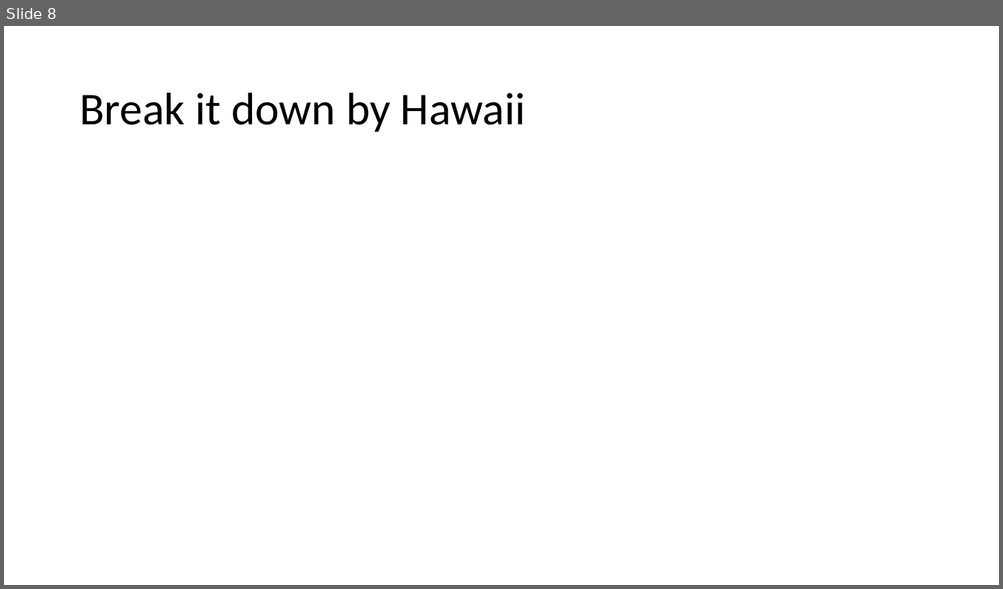
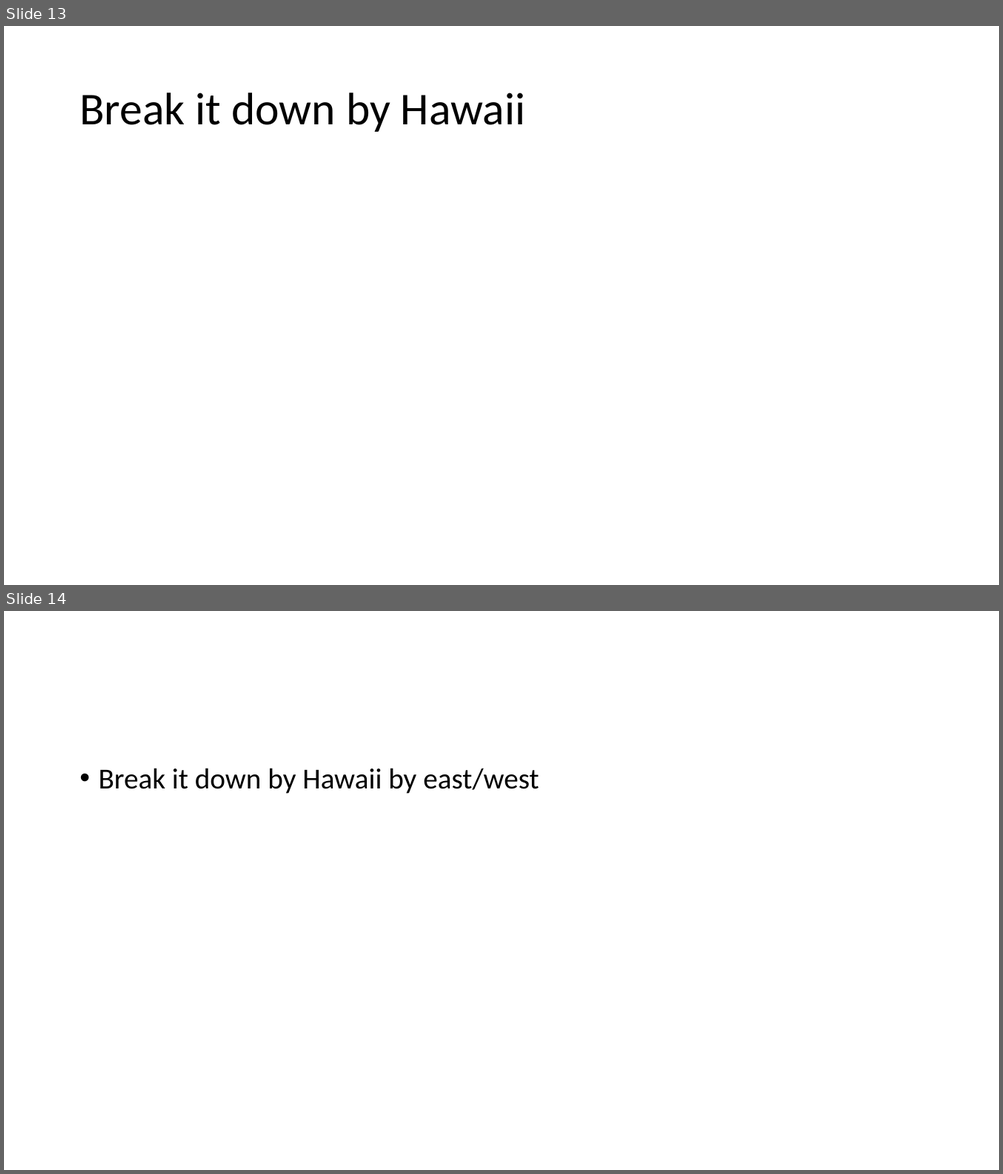
Before and after one commit to jaminiowa/Group-1-Project, a slide deck: Group 1 - AirBnB Presentation.pptx. Shown one above the other, each under a label of ours: slide 8 before the commit, slides 13 and 14 after it. The pictures are 1003x589 and 1003x1174 pixels, drawn with LibreOffice and Linux fonts; fonts in the diff are those of the drawing. Boxes give left, top, right and bottom in pixels: in the first picture for what was removed or moved away, otherwise in the second. Text is boxed around its words. In the diff, an @@ line names an element or a change of style, - is before the commit and + after.

```diff
--- a/Group 1 - AirBnB Presentation.pptx
+++ b/Group 1 - AirBnB Presentation.pptx
@@ slide 14 added at box(4, 611, 999, 1170), background #FFFFFF @@
@@ text added at box(99, 768, 538, 794), 28 pt, text #000000 @@
+• Break it down by Hawaii by east/west
@@ what was slide 8 is now slide 13 @@
```
Also in this commit, not shown: 4 slides changed, 5 other slides added.
